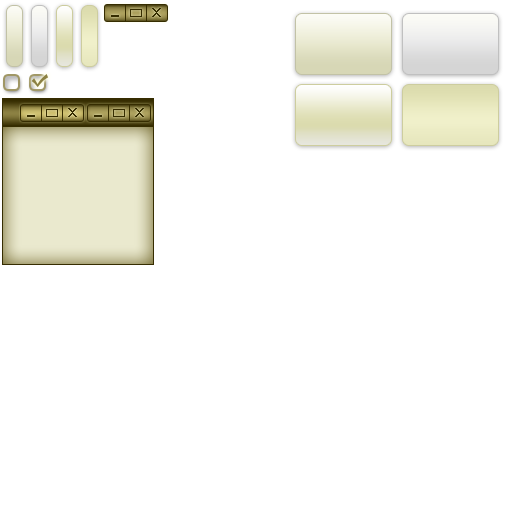
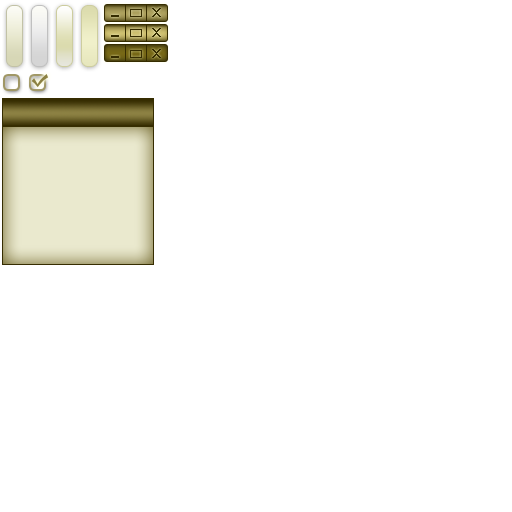
Layers edited between the first and the second (512, 512) image:
removed layer "普通 副本 2" from group "最小化最大化关闭" over [104, 23, 168, 24]
painted on "光栅化" (1st of 2, in "最小化最大化关闭") over [102, 23, 169, 64]
renamed "图标 副本" to "图标 左", hid it over [27, 108, 77, 117]
renamed "图标" to "图标 右", hid it over [94, 108, 144, 117]
hid "普通 副本" over [85, 102, 153, 124]
hid "高亮 副本" over [19, 102, 85, 124]
hid "正常" over [295, 13, 392, 75]
hid "禁用" over [402, 13, 499, 75]
hid "悬停" over [295, 84, 392, 146]
hid "按下" (2nd of 2, in "按钮") over [402, 84, 499, 146]
